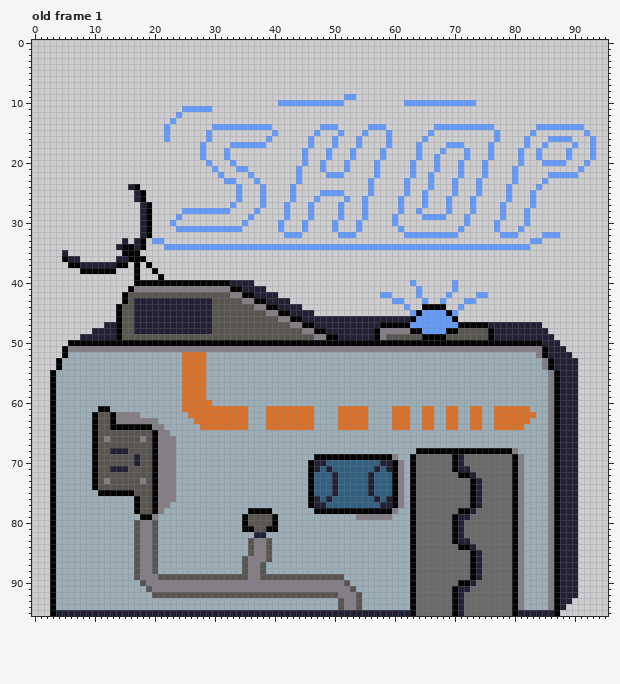
Edited in one commit: pixel-art file (textureDump/upgrade_shpú.aseprite). The first picture shows the starting point.
96x96 pixels, 1 frame. Shown: old frame 1. The commit also changed other frames, which this record leaves out.
New version:
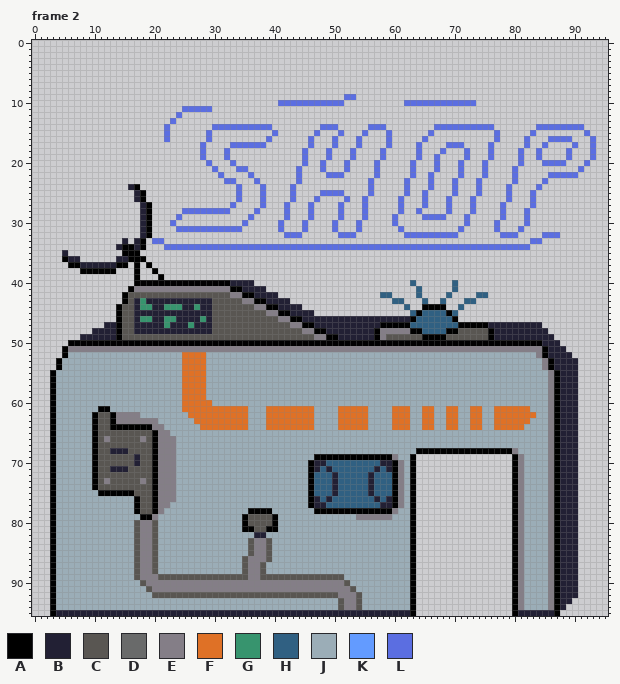
Palette (. is transparent): A #000000  B #222034  C #595652  D #696a6a  E #847e87  F #df7126  G #37946e  H #306082  J #9badb7  K #639bff  L #5b6ee1
A new or re-ordered frame is compared with the old frame closest to it.
Difference:
frames 1 -> 13
Changed rows in their new state; - is an unchanged pixel.
Frame 2 is new; against old frame 1, layers "Hologram", "Layer 2", "Layer 1":
first column x 20:
 9 --------------------------------LL----------------------------------------
10 ---------------------LLLLLLLLLLL----------LLLLLLLLLLLL--------------------
11 -----LLLLL----------------------------------------------------------------
12 ----L---------------------------------------------------------------------
13 ---L----------------------------------------------------------------------
14 --L-------LLLLLLLLLL--------LLL-----LLL--------LLLLLLLLLL-------LLLLLLLL--
15 --L------L----------L------L---L---L---L------L----------L-----L--------L-
16 --L------L---------L------L---L---L----L-----L-----------L----L---LLLL---L
17 --------L----LLLLLL-------L---L---L----L----L----LLL----L-----L--L----L--L
18 --------L---L------------L---L---L----L-----L---L---L---L----L--L----L---L
19 --------L---L------------L---L---L----L-----L--L----L---L----L--L----L---L
20 ---------L---L-----------L--L---L----L-----L---L---L---L-----L---LLLL---L-
21 ----------L---LL--------L---L---L----L-----L---L---L---L----L----------L--
22 -----------L----L-------L----LLL-----L-----L--L----L---L----L-----LLLLL---
23 ------------LL---L------L-----------L-----L---L---L---L-----L----L--------
24 --------------L---L----L------------L-----L---L---L---L----L----L---------
25 --------------L---L----L----LLLL----L-----L--L----L---L----L---L----------
26 --------------L---L----L---L----L--L-----L---L---L---L-----L---L----------
27 -------------L----L---L---L----L---L-----L---L---L---L----L----L----------
28 -----LLLLLLLL----L----L---L----L---L-----L--L----L---L----L---L-----------
29 ----L-----------L-----L---L----L---L----L----LLLL---L-----L---L-----------
30 ---L-----------L-----L---L----L---L-----L-----------L----L----L-----------
31 ----LLLLLLLLLLL------L---L----L---L------L---------L-----L---L------------
32 ----------------------LLL------LLL--------LLLLLLLLL-------LLL----LLL------
33 LL-------------------------------------------------------------LL---------
34 --LLLLLLLLLLLLLLLLLLLLLLLLLLLLLLLLLLLLLLLLLLLLLLLLLLLLLLLLLLLLL-----------
first column x 18:
40 ---------------------------------------------H------H-----
41 ----------------------------------------------H-----H-----
42 ----------------------------------------HH----H----H----HH
43 G-----------------------------------------HH---H--H---HH--
44 GG--GGG--G----------------------------------H--------H----
45 ---------------------------------------------H-HHHH-H-----
46 GG--GG----G-----------------------------------HHHHHH------
47 ----G---G------------------------------------HHHHHHHH-----
48 -----------------------------------------------HHHH-------
first column x 64:
69 ................
70 ................
71 ................
72 ................
73 ................
74 ................
75 ................
76 ................
77 ................
78 ................
79 ................
80 ................
81 ................
82 ................
83 ................
84 ................
85 ................
86 ................
87 ................
88 ................
89 ................
90 ................
91 ................
92 ................
93 ................
94 ................
95 ................
Where, in picture pixels (left, top, right, bottom), the same in both pictures:
changed: (152, 94, 596, 250)
changed: (380, 280, 488, 334)
changed: (140, 298, 206, 328)
erased: (416, 454, 512, 616)
